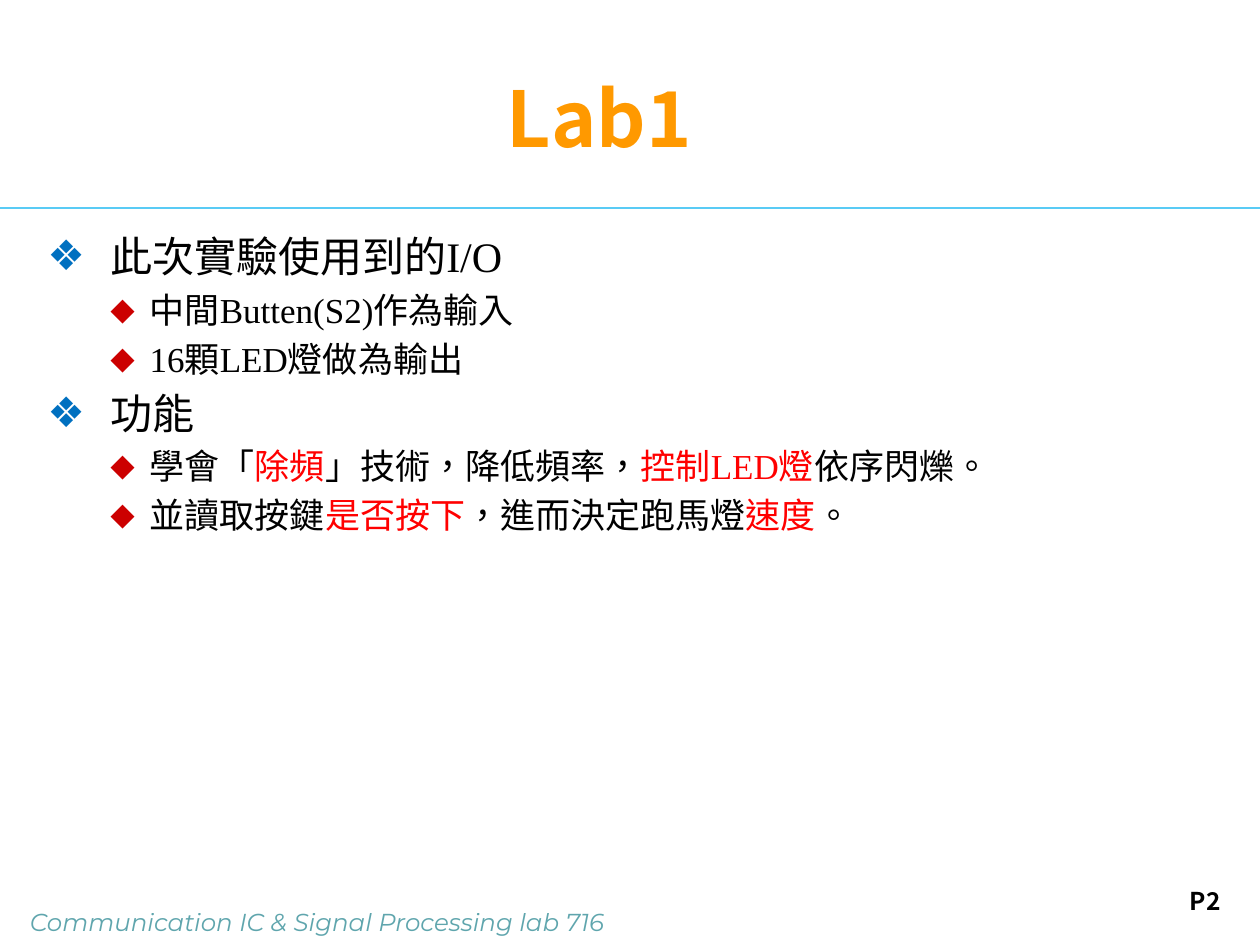
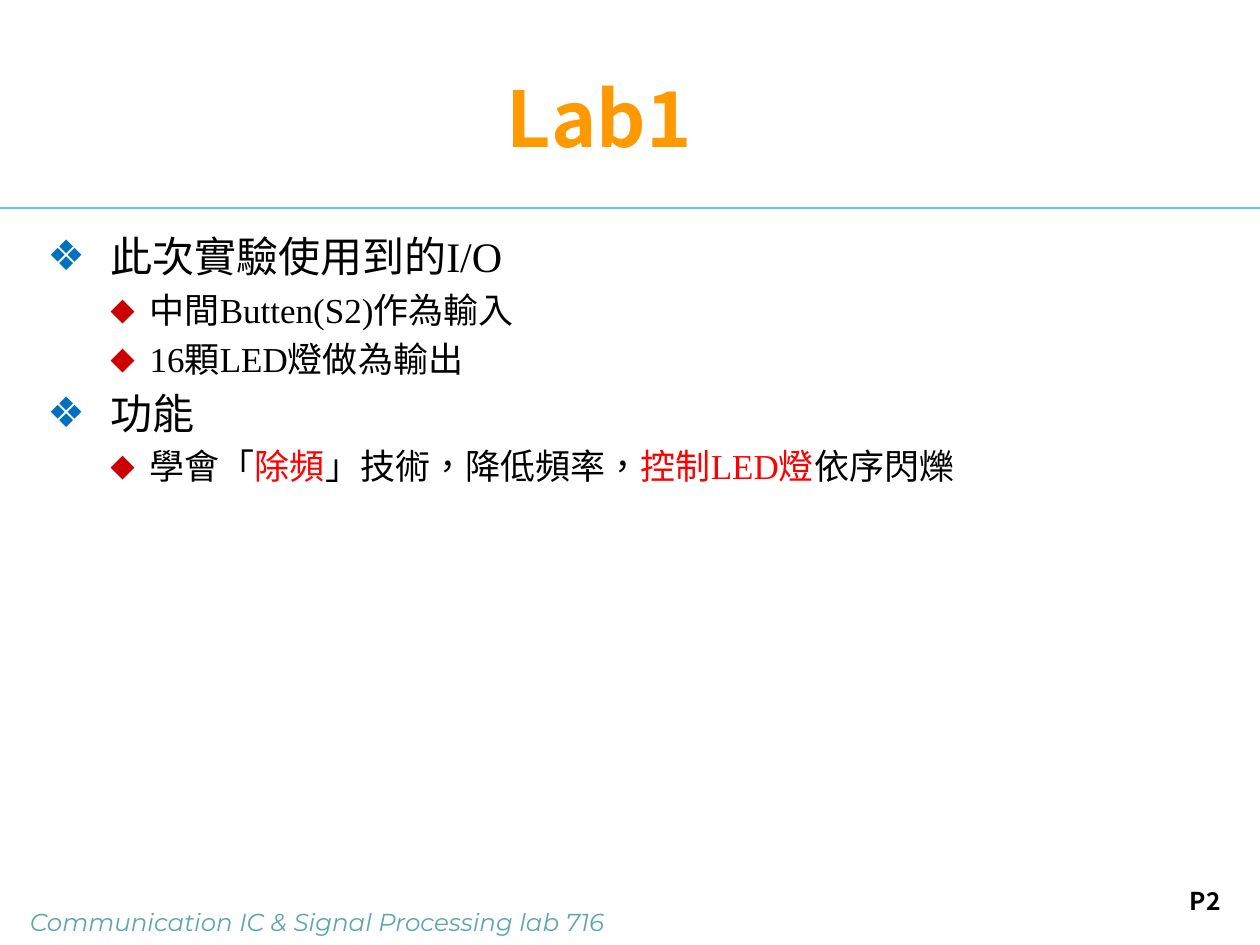
Before and after one commit to putoze/FPGA, a slide deck: slide 2 of lab1/lab1_e/Lab1_Flash_LED.pptx. Drawn at 1260x945 pixels with LibreOffice and Linux fonts; fonts in the diff are those of the drawing; background and template pictures are left out. Boxes give left, top, right and bottom in pixels: in the first picture for what was removed or moved away, otherwise in the second. Text is boxed around its words. In the diff, an @@ line names an element or a change of style, - is before the commit and + after.

```diff
--- a/lab1/lab1_e/Lab1_Flash_LED.pptx
+++ b/lab1/lab1_e/Lab1_Flash_LED.pptx
@@ text at [150, 449, 955, 482]: text changed @@
-  ⬥ 學會「除頻」技術，降低頻率，控制LED燈依序閃爍。
-  ⬥ 並讀取按鍵是否按下，進而決定跑馬燈速度。
+  ⬥ 學會「除頻」技術，降低頻率，控制LED燈依序閃爍
```
Also in this commit, not shown: 4 other slides changed, 1 slide removed, 56 other files.
